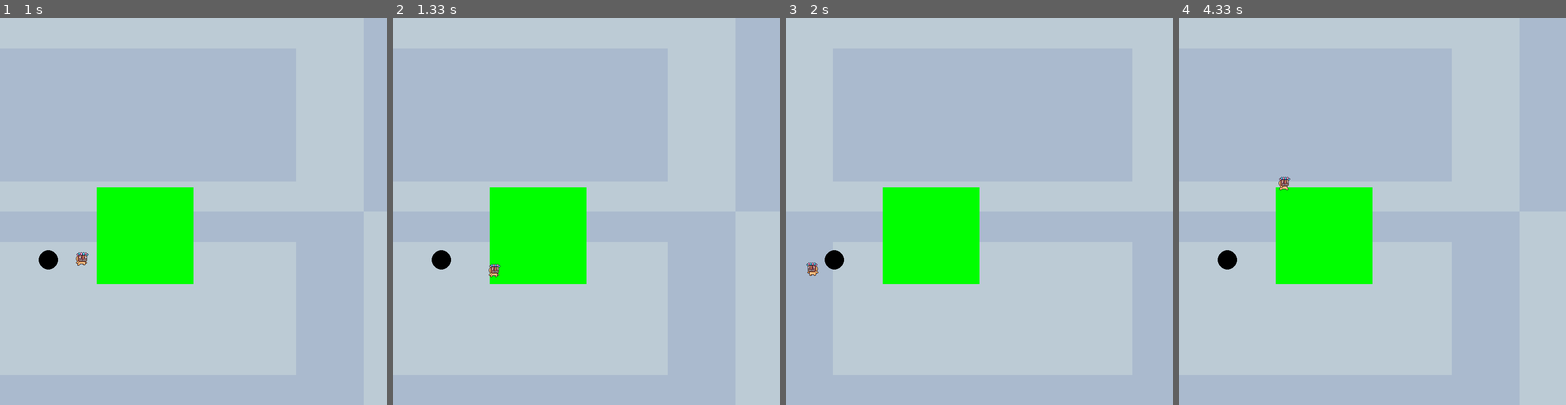
Above: before the commit, frames 1-4 (left to right).
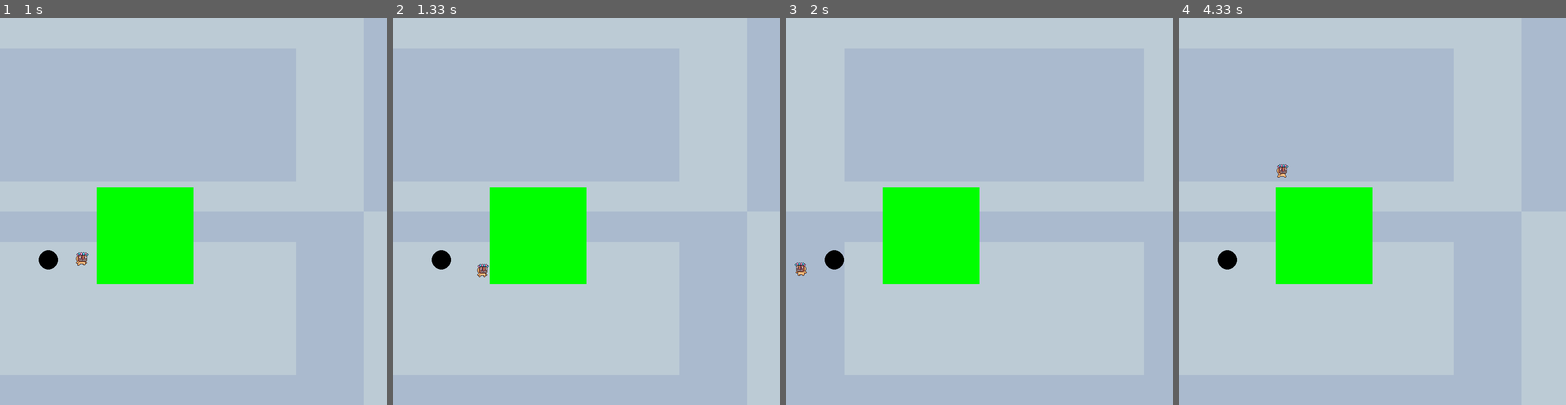
Above: after the commit, the same moments.

Repository: Maxizx/patricioBallesteros-pygame-tp-final
Game: pygame game, started from main.py
The game is run twice, just before and just after one commit, with the same random seed, the same clock (stepped at 60 frames per second) and the same inputs.
Inputs:
- Up to frame 1 (1 s): hold Right 0.33-0.8 s; hold Right from 0.83 s (still down)
- Up to frame 2 (1.33 s): release Right at 1.3 s
- Up to frame 3 (2 s): hold Left 1.33-1.87 s; hold Left from 1.9 s (still down)
- Up to frame 4 (4.33 s): release Left at 2.3 s; hold Right 2.33-2.97 s; hold Left 3-3.47 s; hold Right 3.5-3.97 s; tap Space at 3.57, 3.87, 4.07 s; hold Right from 4 s (still down)

Frame 1 is identical in both runs. In frame 2, 0.2% of the frame differs, in the area x 21-28%, y 63-67%; in frame 3, 0.2%, in the area x 2-9%, y 63-67%; in frame 4, 0.2%.

Commit message:
Fix colision

Diff:
--- a/main.py
+++ b/main.py
@@ -49,6 +49,7 @@
         if not lista_teclas_presionadas[pg.K_RIGHT] and not lista_teclas_presionadas[pg.K_LEFT]:
             player_1.control("STAY")
 
+
     camara_x = -player_1.rect[0] % imagen_fondo2.get_rect().width
 
     #print(player_1.rect)
@@ -71,17 +72,18 @@
         # elif player_1.direccion == "left":
         #     player_1.rect[0] -= player_1.move_x * 4
 
-        # if player_1.rect[1] >  :
-        #     player_1.rect.bottom = rectangulo.top
-        if player_1.rect[0] == rectangulo.left :
+        if player_1.rect[1] < rectangulo.top :
+            player_1.rect.bottom = rectangulo.top
+        elif player_1.rect[0] < rectangulo.left:
             player_1.rect.right = rectangulo.left
-        elif player_1.rect[0] == rectangulo.left:
+        elif player_1.rect[0] <= rectangulo.right:
             player_1.rect.left = rectangulo.right
-            print("derecha")
     else:
         pass
+    print(f"izquierda : {rectangulo.left}, derecha: {rectangulo.right}. Posicion x: {player_1.rect[0]}, Posicion y: {player_1.rect[1]}")
 
         #print("dejó de colisonar")
+
 
 
 
